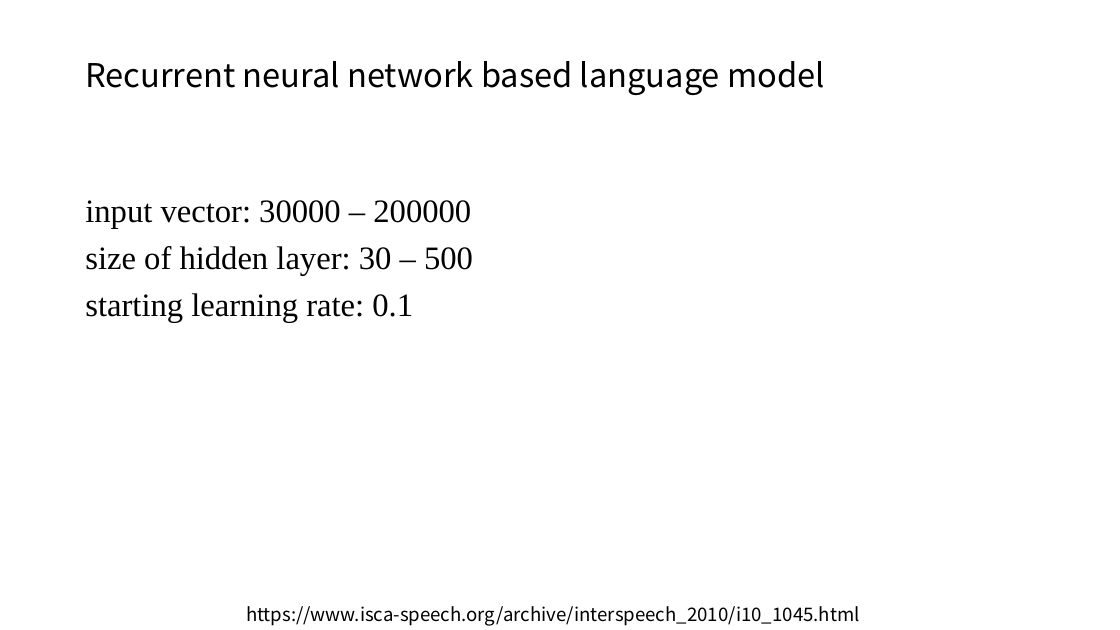
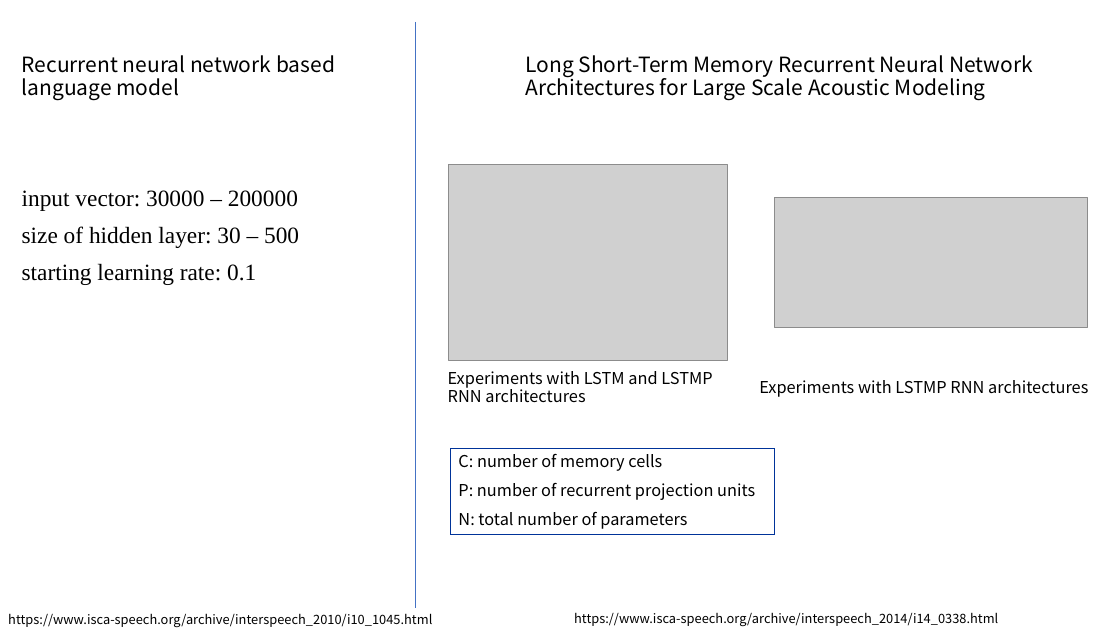
Before and after one commit to lucaschang95/DiscussionWithLin, a slide deck: slide 13 of 20191009 - topic.pptx (slide 14 before the commit). Drawn at 1120x630 pixels with LibreOffice and Linux fonts; fonts in the diff are those of the drawing; grey boxes stand for pictures. Boxes give left, top, right and bottom in pixels: in the first picture for what was removed or moved away, otherwise in the second. Text is boxed around its words. In the diff, an @@ line names an element or a change of style, - is before the commit and + after.

```diff
--- a/20191009 - topic.pptx
+++ b/20191009 - topic.pptx
@@ line added from (415, 22) to (415, 608), #4472C4 0.5 pt @@
@@ title "Recurrent neural network based language ...": place and size @@
-title "Recurrent neural network based language ..." at [85,61,825,95]
+title "Recurrent neural network based language ..." at [22,55,335,100]
@@ title "Recurrent neural network based language ..." at [22,55,335,100]: size 28 to 18 pt @@
@@ text added at [526,55,1033,100], 18 pt, text #000000 @@
+Long Short-Term Memory Recurrent Neural Network Architectures for Large Scale Acoustic Modeling
@@ picture added at [449,165,728,361] @@
@@ text "input vector: 30000 – 200000": place and size @@
-text "input vector: 30000 – 200000" at [85,200,473,322]
+text "input vector: 30000 – 200000" at [22,190,299,285]
@@ text "input vector: 30000 – 200000" at [22,190,299,285]: size 28 to 20 pt @@
@@ picture added at [775,197,1087,328] @@
@@ text added at [448,371,712,403], 14 pt, text #000000 @@
+Experiments with LSTM and LSTMP RNN architectures
@@ text added at [759,380,1088,397], 14 pt, text #000000 @@
+Experiments with LSTMP RNN architectures
@@ rectangle added at [450,450,775,535], outline #003399 0.75 pt, 14 pt, text #000000 @@
+C: number of memory cells
+P: number of recurrent projection units
+N: total number of parameters
@@ text "https://www.isca-speech.org/archive/interspeech_2010/i10_104 ...": place and size @@
-text "https://www.isca-speech.org/archive/interspeech_2010/i10_104 ..." at [246,606,860,626]
+text "https://www.isca-speech.org/archive/interspeech_2010/i10_104 ..." at [8,613,432,628]
@@ text "https://www.isca-speech.org/archive/interspeech_2010/i10_104 ..." at [8,613,432,628]: size 16 to 11 pt @@
@@ text added at [574,612,998,627], 11 pt, text #000000 @@
+https://www.isca-speech.org/archive/interspeech_2014/i14_0338.html
```
Also in this commit, not shown: 6 other slides changed, 3 slides added, 6 slides removed.
